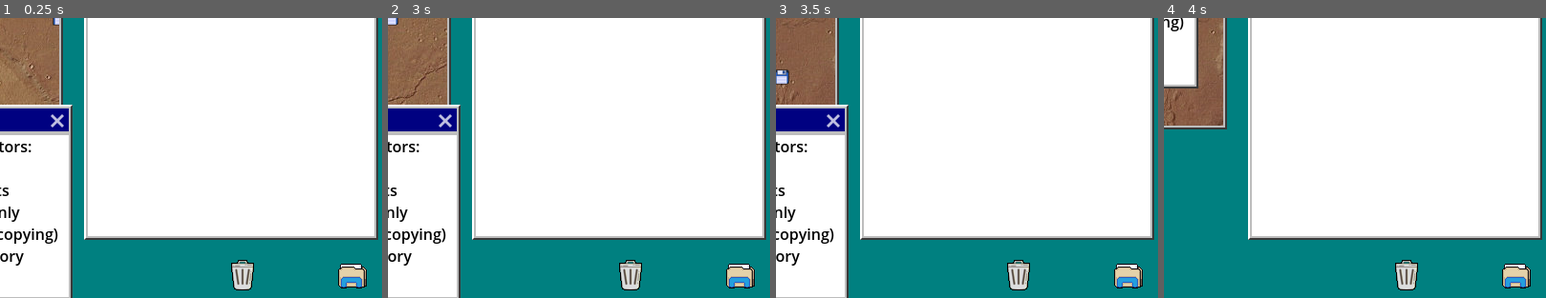
Above: before the commit, frames 1-4 (left to right).
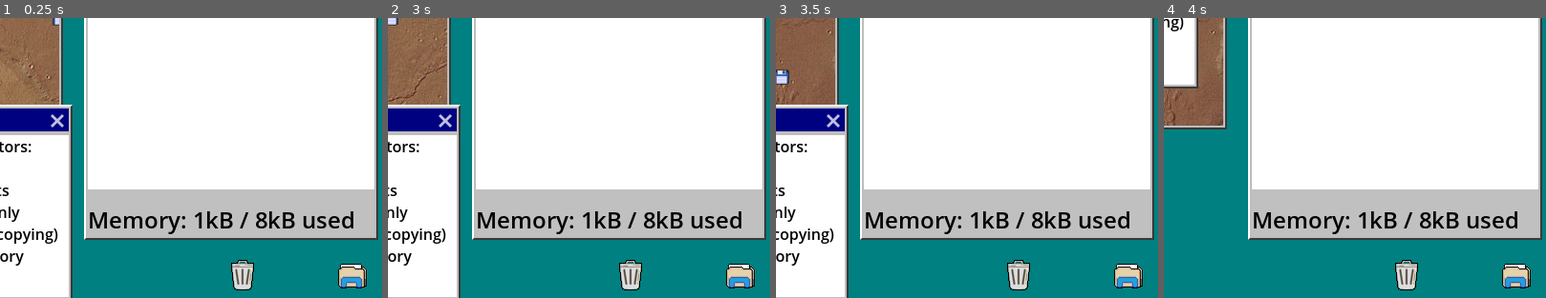
Above: after the commit, the same moments.

Repository: jerrutledge/Mars-Roverflow
Game: Godot game, scene res://scenes/Desktop.tscn
Same seed, same stepped clock (60 frames per second), same inputs: the game is played once before the commit and once after it.
Inputs (mouse positions are % of the whole screen's width and height, from its top left):
- Up to frame 1 (0.25 s): no input
- Up to frame 2 (3 s): click "RoverController.exe" at 0.5 s; click "Memory Manager" at 1.25 s; click "Options" at 2 s; move the mouse to (72, 44) at 2.77 s; hold D (rover_right) from 2.78 s (still down); hold Backspace (delete) from 2.78 s (still down); click (72, 44) at 2.92 s
- Up to frame 3 (3.5 s): keep holding D (rover_right); keep holding Backspace (delete)
- Up to frame 4 (4 s): release D (rover_right) at 3.5 s; release Backspace (delete) at 3.5 s; drag from (30, 54) to (25, 16) at 3.52 s
The pictures show only the part of the screen within x 48-98%, y 38-88%; the shares and areas given below are measured in that part.

The runs differ from the first frame. In frame 1, 12% of the frame differs, in the area x 23-98%, y 61-78%; in frame 2, 12%; in frame 3, 12%; in frame 4, 12%.

Commit message:
add memory count

Diff:
--- a/scenes/MemoryManager.tscn
+++ b/scenes/MemoryManager.tscn
@@ -22,6 +22,7 @@
 anchors_preset = 15
 anchor_right = 1.0
 anchor_bottom = 1.0
+offset_bottom = -50.0
 grow_horizontal = 2
 grow_vertical = 2
 
@@ -33,3 +34,26 @@
 
 [node name="MemItem" parent="ScrollContainer/VBoxContainer" instance=ExtResource("2_w0id5")]
 layout_mode = 2
+
+[node name="Panel" type="Panel" parent="."]
+layout_mode = 1
+anchors_preset = 12
+anchor_top = 1.0
+anchor_right = 1.0
+anchor_bottom = 1.0
+offset_top = -49.0
+grow_horizontal = 2
+grow_vertical = 0
+
+[node name="Label" type="Label" parent="Panel"]
+unique_name_in_owner = true
+layout_mode = 1
+anchors_preset = 12
+anchor_top = 1.0
+anchor_right = 1.0
+anchor_bottom = 1.0
+offset_top = -34.0
+grow_horizontal = 2
+grow_vertical = 0
+theme_override_font_sizes/font_size = 24
+text = "Memory: 0kB / 8kB used"
--- a/src/MemoryManager.gd
+++ b/src/MemoryManager.gd
@@ -9,6 +9,7 @@
 	Global.collect.connect(make_new_mem_item)
 	Global.new_virus.connect(replicate_virus)
 	Global.scramble.connect(scramble)
+	update_memory_count()
 
 func game_over_check():
 	if v_box_container.get_child_count() >= 8:
@@ -23,6 +24,7 @@
 	else:
 		since_virus = 0
 	v_box_container.add_child(new_item)
+	update_memory_count()
 
 func replicate_virus(virus):
 	game_over_check()
@@ -31,6 +33,7 @@
 	if virus:
 		new_item.data = virus.data
 	v_box_container.add_child(new_item)
+	update_memory_count()
 
 func scramble():
 	var start_children :Array = v_box_container.get_children()
@@ -39,3 +42,8 @@
 	start_children.shuffle()
 	for item in start_children:
 		v_box_container.add_child(item)
+	update_memory_count()
+
+func update_memory_count():
+	var num = %VBoxContainer.get_child_count()
+	%Label.text = "Memory: " + str(num) + "kB / 8kB used"
